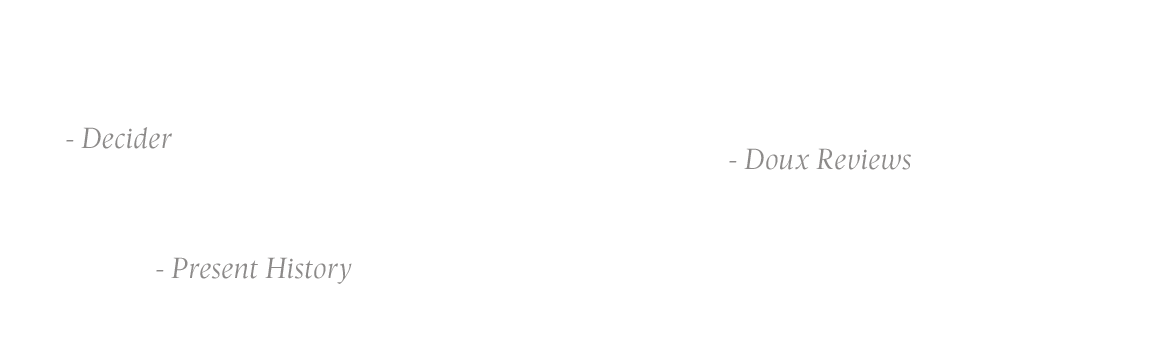
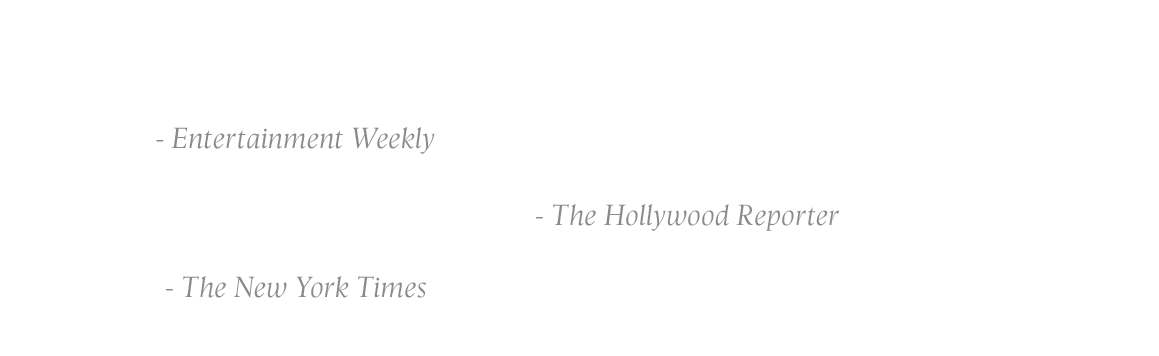
Revision of a layered (1159, 356) image; what changed, layer by layer:
added group "Jonestown" with 3 layers above "Roman Empire" over (130, 127, 911, 298)
added layer "'Engrossing' - The New York Times" in group "Jonestown" over (156, 257, 426, 298)
added layer "'One of the best of the genre' - The Hollywood Reporter" in group "Jonestown" over (536, 152, 911, 231)
added layer "'Skilled, deeply harrowing” - Entertainment Weekly" in group "Jonestown" over (156, 127, 435, 154)
hid group "Roman Empire" (3 layers) over (66, 127, 911, 284)
